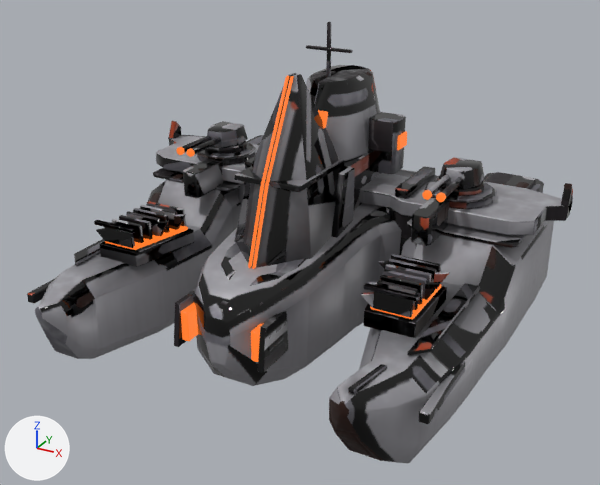
Renders of the glTF model public/assets/vesper/helion-ark-v5-remodel.glb from each side of a commit.
One viewpoint serves both versions: a 50 mm lens placed at (7.43, -12.93, 8.51), pointed at (0.0, 0.57, 1.76). The lights are fixed; the arrows at lower left show +X, +Y and +Z. The older version comes first. Vertices at exactly the same position are counted once.

Names of what the first picture shows: 'ark_bay_right_door', 'ark_bridge_shutter_a', 'ark_bridge_shutter_b', 'ark_hull', 'ark_radiator_left', 'ark_radiator_right', 'ark_turret_left', 'ark_turret_right' and 3 more.
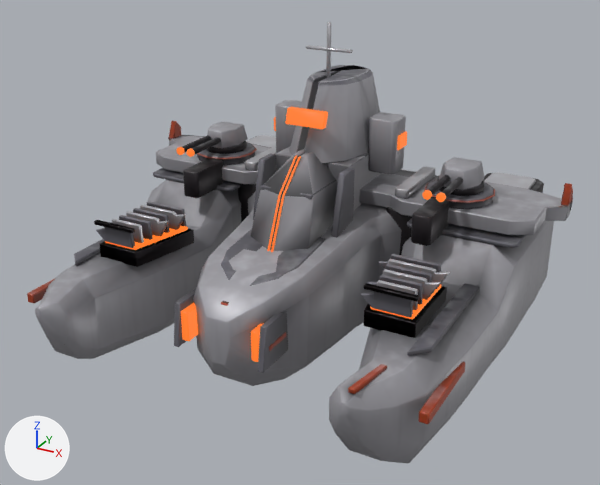
Where the change shows, as pixel boxes [x1, y1, x2, y2] in the pictures (600 x 485 px; the box of a moved part takes in the faces that stretch with it):
'ark_bridge_shutter_b', reshaped, moved (28% narrower, 48% shorter)
    before: [252, 74, 344, 269]
    after: [271, 152, 337, 252]
'ark_bridge_shutter_a', reshaped, moved (11% narrower, 47% shorter)
    before: [234, 73, 296, 268]
    after: [250, 148, 305, 251]
part 1 of me_ark_bay_right_door, surface changed
    both: [258, 311, 288, 373]
part 2 of me_ark_bridge_shutter_a, moved or reshaped (mostly hidden afterwards)
    before: [234, 167, 262, 185]
    after: [261, 184, 271, 190]
part 3 of me_ark_bridge_shutter_a, rebuilt (10% narrower, 47% shorter)
    before: [235, 73, 296, 266]
    after: [250, 148, 305, 250]
part 4 of me_ark_bridge_shutter_a, added
    after: [267, 155, 297, 251]
part 5 of me_ark_bridge_shutter_a, deleted
    before: [248, 76, 289, 268]
part 6 of me_ark_bridge_shutter_b, moved or reshaped (mostly hidden afterwards)
    before: [269, 159, 344, 192]
    after: [300, 179, 336, 199]
part 7 of me_ark_bridge_shutter_b, rebuilt (26% narrower, 48% shorter)
    before: [256, 74, 341, 267]
    after: [274, 152, 337, 251]
part 8 of me_ark_bridge_shutter_b, added
    after: [271, 156, 301, 252]
part 9 of me_ark_bridge_shutter_b, deleted
    before: [252, 76, 294, 269]
part 10 of me_ark_hull, surface changed
    both: [27, 22, 573, 462]
part 11 of me_ark_radiator_left, surface changed
    both: [100, 201, 194, 267]
part 12 of me_ark_radiator_right, surface changed (black to grey)
    both: [364, 254, 447, 338]
part 13 of me_ark_turret_left, surface changed (lighter)
    both: [182, 121, 248, 154]
part 14 of me_ark_turret_right, surface changed
    both: [423, 157, 484, 202]

The change, as a list of edits to the scene's bpy script:
```text
Change me_ark_bay_right_door:
    where me_ark_bay_right_door.from_pydata(...)  # 48 vertices, 88 faces; spans x -0.06..0.08, y -0.479..0.48, z -0.42..0.42
    me_ark_bay_right_door part 1: texture (UV) coordinates of 88 of 88 faces, centred in x -0.06..0.08, y -0.476..0.48, z -0.42..0.42, changed; they spanned u 0.02..0.95, v 0.0..0.95 and now span u 0.17..0.99, v 0.01..0.9
Change me_ark_bridge_shutter_a:
    remove me_ark_bridge_shutter_a.from_pydata(...)  # 88 vertices, 164 faces; spans x -0.41..0.43, y -1.29..1.25, z -1.25..2.0
    add me_ark_bridge_shutter_a.from_pydata(...)  # 160 vertices, 296 faces; spans x -0.31..0.33, y -0.62..1.4, z -0.7..0.9
    me_ark_bridge_shutter_a part 2: the loose piece of 24 vertices spanning x -0.25..0.43, y -0.7..1.12, z 0.16..0.26 is scaled about its middle by (0.788, 0.639, 0.758), then moved by (-0.03, 0.37, 0.1)
    me_ark_bridge_shutter_a part 3: the loose piece of 32 vertices spanning x -0.41..0.43, y -1.24..1.25, z -1.25..2.0 is rebuilt with 32 vertices and now spans x -0.31..0.33, y -0.59..1.4, z -0.7..0.9
    me_ark_bridge_shutter_a part 4: a new loose piece of 32 vertices spanning x 0.29..0.33, y -0.62..0.52, z -0.7..0.9, in mat_ark_glow
    me_ark_bridge_shutter_a part 5: 32 vertices removed from x 0.38..0.43, y -1.29..0.23, z -1.25..2.0
    other edits to the shape of me_ark_bridge_shutter_a do not show in these pictures
Change me_ark_bridge_shutter_b:
    remove me_ark_bridge_shutter_b.from_pydata(...)  # 88 vertices, 164 faces; spans x -0.43..0.41, y -1.29..1.25, z -1.25..2.0
    add me_ark_bridge_shutter_b.from_pydata(...)  # 160 vertices, 296 faces; spans x -0.33..0.31, y -0.62..1.4, z -0.7..0.9
    me_ark_bridge_shutter_b part 6: the loose piece of 24 vertices spanning x -0.43..0.25, y -0.7..1.12, z 0.16..0.26 is scaled about its middle by (0.788, 0.639, 0.758), then moved by (0.03, 0.37, 0.1)
    me_ark_bridge_shutter_b part 7: the loose piece of 32 vertices spanning x -0.43..0.41, y -1.24..1.25, z -1.25..2.0 is rebuilt with 32 vertices and now spans x -0.33..0.31, y -0.59..1.4, z -0.7..0.9
    me_ark_bridge_shutter_b part 8: a new loose piece of 32 vertices spanning x -0.33..-0.29, y -0.62..0.52, z -0.7..0.9, in mat_ark_glow
    me_ark_bridge_shutter_b part 9: 32 vertices removed from x -0.43..-0.38, y -1.29..0.23, z -1.25..2.0
    other edits to the shape of me_ark_bridge_shutter_b do not show in these pictures
Change me_ark_hull:
    where me_ark_hull.from_pydata(...)  # 2087 vertices, 4052 faces; spans x -4.76..4.76, y -3.64..5.85, z -0.3..5.95
    me_ark_hull part 10: texture (UV) coordinates of 4022 of 4052 faces, centred in x -4.76..4.75, y -3.64..5.85, z -0.3..5.95, changed; they spanned u 0.0..0.99, v 0.0..0.99 and now span u 0.0..1.0, v 0.0..1.0
Change me_ark_radiator_left:
    where me_ark_radiator_left.from_pydata(...)  # 240 vertices, 440 faces; spans x -0.62..0.63, y -0.81..0.75, z -0.05..0.76
    me_ark_radiator_left part 11: texture (UV) coordinates of 440 of 440 faces, centred in x -0.62..0.62, y -0.81..0.75, z -0.05..0.76, changed; they spanned u 0.01..0.99, v 0.04..1.0 and now span u 0.01..0.99, v 0.01..0.99
Change me_ark_radiator_right:
    where me_ark_radiator_right.from_pydata(...)  # 240 vertices, 440 faces; spans x -0.63..0.62, y -0.81..0.75, z -0.05..0.76
    me_ark_radiator_right part 12: texture (UV) coordinates of 440 of 440 faces, centred in x -0.62..0.62, y -0.81..0.75, z -0.05..0.76, changed; they spanned u 0.03..0.99, v 0.01..0.99 and now span u 0.04..0.99, v 0.0..0.99
Change me_ark_turret_left:
    where me_ark_turret_left.from_pydata(...)  # 284 vertices, 544 faces; spans x -0.47..0.47, y -1.55..0.46, z 0.0..0.5
    me_ark_turret_left part 13: texture (UV) coordinates of 544 of 544 faces, centred in x -0.47..0.47, y -1.55..0.46, z 0.0..0.5, changed; they spanned u 0.04..0.99, v 0.01..0.99 and now span u 0.0..0.99, v 0.01..0.99
Change me_ark_turret_right:
    where me_ark_turret_right.from_pydata(...)  # 284 vertices, 544 faces; spans x -0.47..0.47, y -1.55..0.46, z 0.0..0.5
    me_ark_turret_right part 14: texture (UV) coordinates of 544 of 544 faces, centred in x -0.47..0.47, y -1.55..0.46, z 0.0..0.5, changed; they spanned u 0.03..0.99, v 0.01..0.99 and now span u 0.07..0.99, v 0.01..0.99
Change ob_ark_bridge_shutter_a:
    ob_ark_bridge_shutter_a.location: (-0.45, 0.0, 3.2) -> (-0.35, 0.0, 2.7)
Change ob_ark_bridge_shutter_b:
    ob_ark_bridge_shutter_b.location: (0.45, 0.0, 3.2) -> (0.35, 0.0, 2.7)
```
